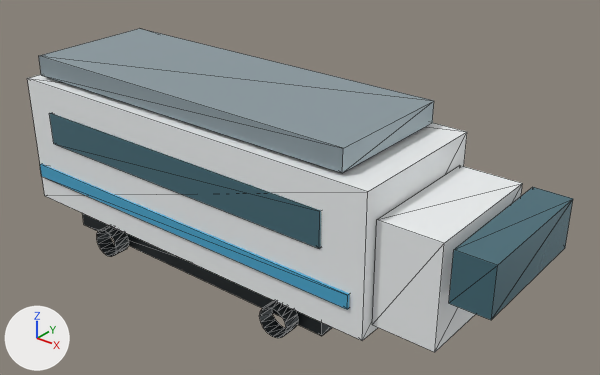
One commit to the glTF model public/models/trains/comfortjet.glb: the scene before it, then after it.
Rendered twice from a 50 mm lens placed at (3.0, -3.13, 2.59), pointed at (0.45, 0.07, 0.6). Lighting does not change. The marker at lower left points along +X, +Y and +Z. The older version comes first. Mesh edges are drawn as thin lines.

Script lines for the objects in view, before the commit:
```python
ob_body_shell = bpy.data.objects.new('body_shell', me_body_cube)
ob_body_shell.parent = ob_train_root
ob_body_shell.location = (0.0, 0.0, 0.62)
ob_body_shell.scale = (2.45, 0.88, 0.78)
ob_bogie_front_0 = bpy.data.objects.new('bogie_front_0', me_wheel_cylinder)
ob_bogie_front_0.parent = ob_train_root
ob_bogie_front_0.location = (-0.661, -0.38, 0.08)
ob_bogie_front_0.rotation_euler = (1.571, 0.0, 0.0)  # degrees (90, 0, 0)
ob_bogie_front_0.scale = (0.18, 0.18, 0.1)
ob_bogie_front_1 = bpy.data.objects.new('bogie_front_1', me_wheel_cylinder)
ob_bogie_front_1.parent = ob_train_root
ob_bogie_front_1.location = (0.661, -0.38, 0.08)
ob_bogie_front_1.rotation_euler = (1.571, 0.0, 0.0)  # degrees (90, 0, 0)
ob_bogie_front_1.scale = (0.18, 0.18, 0.1)
ob_front_glass = bpy.data.objects.new('front_glass', me_windows_cube)
ob_front_glass.parent = ob_train_root
ob_front_glass.location = (1.725, 0.0, 0.71)
ob_front_glass.scale = (0.2, 0.77, 0.265)
ob_front_nose = bpy.data.objects.new('front_nose', me_body_cube)
ob_front_nose.parent = ob_train_root
ob_front_nose.location = (1.405, 0.0, 0.57)
ob_front_nose.scale = (0.34, 0.75, 0.562)
ob_livery_stripe = bpy.data.objects.new('livery_stripe', me_accent_cube)
ob_livery_stripe.parent = ob_train_root
ob_livery_stripe.location = (-0.03, 0.0, 0.42)
ob_livery_stripe.scale = (2.35, 0.91, 0.08)
ob_roof = bpy.data.objects.new('roof', me_roof_cube)
ob_roof.parent = ob_train_root
ob_roof.location = (-0.05, 0.0, 1.09)
ob_roof.scale = (2.21, 0.78, 0.12)
ob_undercarriage = bpy.data.objects.new('undercarriage', me_wheel_cube)
ob_undercarriage.parent = ob_train_root
ob_undercarriage.location = (-0.05, 0.0, 0.14)
ob_undercarriage.scale = (1.91, 0.66, 0.18)
ob_window_band = bpy.data.objects.new('window_band', me_windows_cube)
ob_window_band.parent = ob_train_root
ob_window_band.location = (-0.03, 0.0, 0.74)
ob_window_band.scale = (2.01, 0.9, 0.195)
```
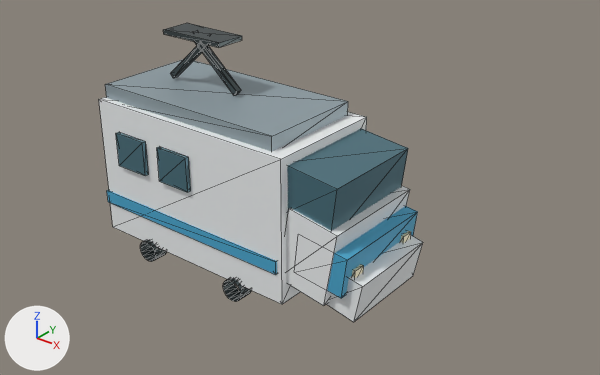
Pixel boxes (x1, y1, x2, y2) of what changed, in the pictures (600 x 375 px):
'body_shell', moved, rescaled (39% narrower, 22% shorter): before (27, 75, 467, 340); after (99, 97, 367, 304)
'roof', moved, rescaled (38% narrower, 36% shorter): before (39, 28, 434, 173); after (105, 60, 348, 152)
'front_nose', moved, turned, rescaled: before (372, 165, 523, 352); after (286, 186, 410, 306)
'front_glass', recoloured, reshaped, moved, turned, rescaled: before (449, 187, 573, 320); after (327, 235, 423, 322)
'window_band', recoloured, moved, turned, rescaled (not visible afterwards): before (49, 113, 321, 249)
'vectron_dark_brow', added (cyan): after (287, 129, 408, 231)
'livery_stripe', surface changed, moved, rescaled: before (40, 164, 350, 309); after (107, 190, 277, 274)
'vectron_livery_face', added (cyan): after (327, 206, 418, 298)
'undercarriage', recoloured, surface changed, moved, rescaled (not visible afterwards): before (82, 213, 333, 336)
'bogie_front_1', recoloured, surface changed, moved, rescaled: before (259, 301, 298, 338); after (223, 278, 251, 302)
'window_0.72_1_1', added (cyan): after (157, 147, 191, 192)
'bogie_front_0', recoloured, surface changed, moved, rescaled: before (97, 226, 129, 257); after (140, 240, 166, 262)
'pantograph_head_-0.18', added: after (163, 23, 242, 47)
'window_0.72_0_1', added (cyan): after (116, 132, 148, 176)
'pantograph_right_-0.18', added: after (195, 42, 241, 96)
'pantograph_left_-0.18', added: after (170, 43, 209, 78)
'headlight_1', added: after (352, 265, 364, 278)
'headlight_0', added: after (400, 231, 411, 243)

Edits to the bpy script that builds the scene:
```text
Change mat_accent_material:
    mat_accent_material.metallic: 0.1 -> 0.08
    mat_accent_material.roughness: 0.55 -> 0.52
Change mat_wheel_material:
    mat_wheel_material.base_color: (0.055, 0.065, 0.07) -> (0.0824, 0.106, 0.11)  # dark grey #42484b -> dark grey #515c5d
    mat_wheel_material.metallic: 0.8 -> 0.72
    mat_wheel_material.roughness: 0.42 -> 0.38
Change me_windows_cube:
    where me_windows_cube.from_pydata(...)  # 8 vertices, 12 faces; spans x -0.5..0.5, y -0.5..0.5, z -0.5..0.5
    remove me_windows_cube.materials.append(mat_window_material)  # cyan #56808d
    add me_windows_cube.materials.append(mat_windows_material)  # cyan #56808d
Change ob_body_shell:
    ob_body_shell.location: (0.0, 0.0, 0.62) -> (0.0, 0.0, 0.57)
    ob_body_shell.scale: (2.45, 0.88, 0.78) -> (1.34, 0.72, 0.82)
Change ob_window_band:
    ob_window_band.location: (-0.03, 0.0, 0.74) -> (0.86, 0.14, 0.72)
    ob_window_band.rotation_euler: (0.0, 0.0, 0.0) -> (0.0, 0.08, 0.0)  # degrees (0, 0, 0) -> degrees (0, 4.6, 0)
    ob_window_band.scale: (2.01, 0.9, 0.195) -> (0.035, 0.235, 0.28)
Change ob_livery_stripe:
    ob_livery_stripe.location: (-0.03, 0.0, 0.42) -> (-0.02, 0.0, 0.37)
    ob_livery_stripe.scale: (2.35, 0.91, 0.08) -> (1.31, 0.74, 0.075)
Change ob_roof:
    ob_roof.location: (-0.05, 0.0, 1.09) -> (-0.04, 0.0, 1.01)
    ob_roof.scale: (2.21, 0.78, 0.12) -> (1.23, 0.63, 0.1)
Change ob_undercarriage:
    ob_undercarriage.location: (-0.05, 0.0, 0.14) -> (-0.05, 0.0, 0.19)
    ob_undercarriage.scale: (1.91, 0.66, 0.18) -> (1.02, 0.58, 0.14)
Change ob_front_nose:
    ob_front_nose.location: (1.405, 0.0, 0.57) -> (0.8, 0.0, 0.47)
    ob_front_nose.rotation_euler: (0.0, 0.0, 0.0) -> (0.0, 0.17, 0.0)  # degrees (0, 0, 0) -> degrees (0, 10, 0)
    ob_front_nose.scale: (0.34, 0.75, 0.562) -> (0.3, 0.65, 0.43)
Change ob_front_glass:
    ob_front_glass: bpy.data.objects.new('front_glass', me_windows_cube) -> bpy.data.objects.new('front_glass', me_body_cube)
    ob_front_glass.location: (1.725, 0.0, 0.71) -> (0.99, 0.0, 0.31)
    ob_front_glass.rotation_euler: (0.0, 0.0, 0.0) -> (0.0, 0.2, 0.0)  # degrees (0, 0, 0) -> degrees (0, 11, 0)
    ob_front_glass.scale: (0.2, 0.77, 0.265) -> (0.2, 0.56, 0.23)
Change ob_bogie_front_0:
    ob_bogie_front_0.location: (-0.661, -0.38, 0.08) -> (-0.335, -0.34, 0.12)
    ob_bogie_front_0.scale: (0.18, 0.18, 0.1) -> (0.13, 0.13, 0.09)
Change ob_bogie_front_1:
    ob_bogie_front_1.location: (0.661, -0.38, 0.08) -> (0.335, -0.34, 0.12)
    ob_bogie_front_1.scale: (0.18, 0.18, 0.1) -> (0.13, 0.13, 0.09)
Add ob_vectron_livery_face:
    ob_vectron_livery_face = bpy.data.objects.new('vectron_livery_face', me_accent_cube)
    ob_vectron_livery_face.parent = ob_train_root
    ob_vectron_livery_face.location = (0.88, 0.0, 0.45)
    ob_vectron_livery_face.rotation_euler = (0.0, 0.12, 0.0)  # degrees (0, 6.9, 0)
    ob_vectron_livery_face.scale = (0.3, 0.64, 0.23)
Add ob_vectron_dark_brow:
    ob_vectron_dark_brow = bpy.data.objects.new('vectron_dark_brow', me_windows_cube)
    ob_vectron_dark_brow.parent = ob_train_root
    ob_vectron_dark_brow.location = (0.78, 0.0, 0.76)
    ob_vectron_dark_brow.rotation_euler = (0.0, 0.12, 0.0)  # degrees (0, 6.9, 0)
    ob_vectron_dark_brow.scale = (0.34, 0.62, 0.31)
Add ob_pantograph_head__0_18:
    ob_pantograph_head__0_18 = bpy.data.objects.new('pantograph_head_-0.18', me_wheel_cube)
    ob_pantograph_head__0_18.parent = ob_train_root
    ob_pantograph_head__0_18.location = (-0.18, 0.0, 1.36)
    ob_pantograph_head__0_18.scale = (0.42, 0.18, 0.025)
Add ob_pantograph_right__0_18:
    ob_pantograph_right__0_18 = bpy.data.objects.new('pantograph_right_-0.18', me_wheel_cube)
    ob_pantograph_right__0_18.parent = ob_train_root
    ob_pantograph_right__0_18.location = (-0.09, 0.0, 1.22)
    ob_pantograph_right__0_18.rotation_euler = (0.0, 0.72, 0.0)  # degrees (0, 41, 0)
    ob_pantograph_right__0_18.scale = (0.42, 0.035, 0.035)
Add ob_pantograph_left__0_18:
    ob_pantograph_left__0_18 = bpy.data.objects.new('pantograph_left_-0.18', me_wheel_cube)
    ob_pantograph_left__0_18.parent = ob_train_root
    ob_pantograph_left__0_18.location = (-0.27, 0.0, 1.22)
    ob_pantograph_left__0_18.rotation_euler = (0.0, -0.72, 0.0)  # degrees (0, -41, 0)
    ob_pantograph_left__0_18.scale = (0.42, 0.035, 0.035)
Add ob_headlight_1:
    ob_headlight_1 = bpy.data.objects.new('headlight_1', me_lamp_cube)  # a box spanning x -0.5..0.5, y -0.5..0.5, z -0.5..0.5; in mat_lamp_material (beige #fff4cd)
    ob_headlight_1.parent = ob_train_root
    ob_headlight_1.location = (1.03, -0.22, 0.42)
    ob_headlight_1.scale = (0.035, 0.07, 0.07)
Add ob_headlight_0:
    ob_headlight_0 = bpy.data.objects.new('headlight_0', me_lamp_cube)  # a box spanning x -0.5..0.5, y -0.5..0.5, z -0.5..0.5; in mat_lamp_material (beige #fff4cd)
    ob_headlight_0.parent = ob_train_root
    ob_headlight_0.location = (1.03, 0.22, 0.42)
    ob_headlight_0.scale = (0.035, 0.07, 0.07)
Add ob_window_0_72_1_1:
    ob_window_0_72_1_1 = bpy.data.objects.new('window_0.72_1_1', me_windows_cube)
    ob_window_0_72_1_1.parent = ob_train_root
    ob_window_0_72_1_1.location = (-0.0737, -0.371, 0.72)
    ob_window_0_72_1_1.scale = (0.221, 0.025, 0.2)
Add ob_window_0_72_0_1:
    ob_window_0_72_0_1 = bpy.data.objects.new('window_0.72_0_1', me_windows_cube)
    ob_window_0_72_0_1.parent = ob_train_root
    ob_window_0_72_0_1.location = (-0.409, -0.371, 0.72)
    ob_window_0_72_0_1.scale = (0.221, 0.025, 0.2)
```
